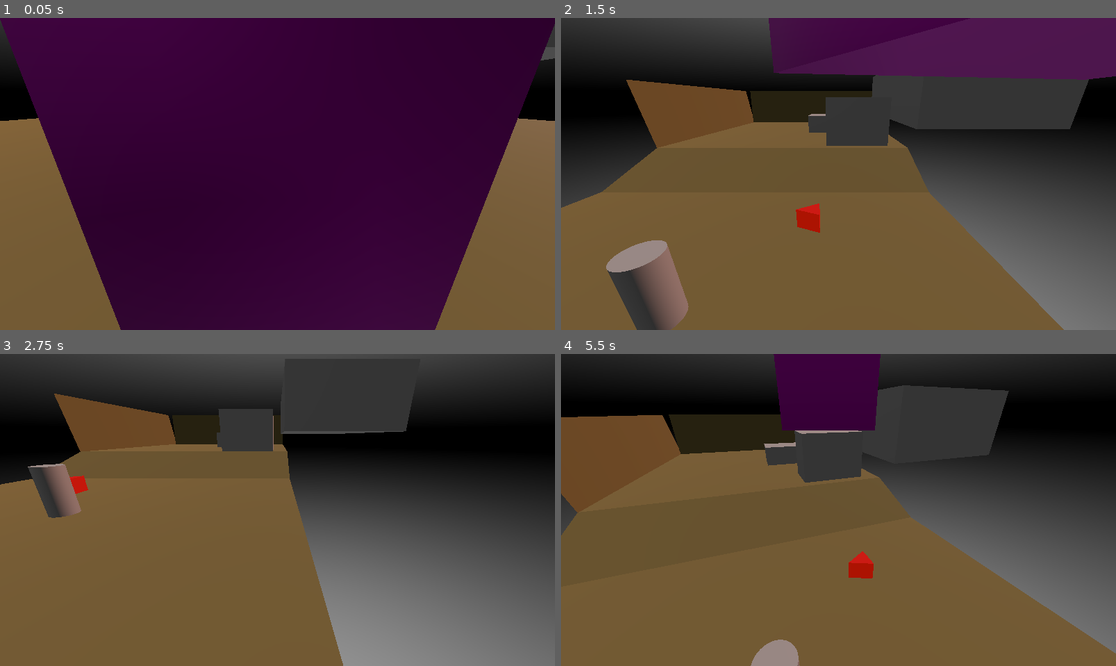
Above: before the commit, frames 1-4 (two rows, left to right).
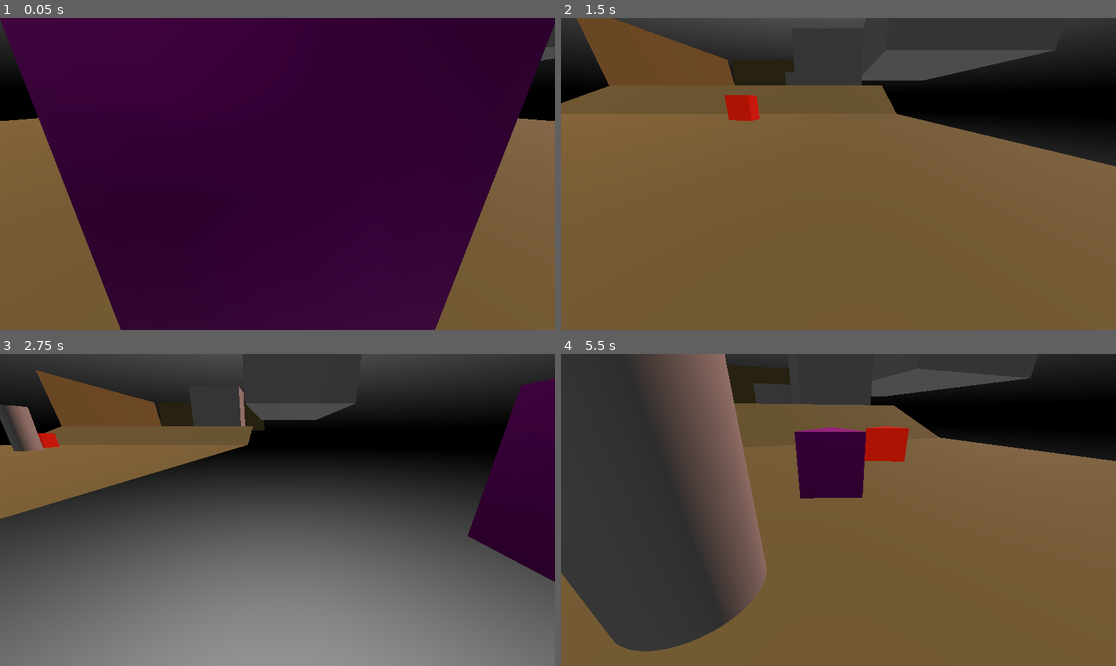
Above: after the commit, the same moments.

Repository: tom-mcgreal11/godot-testing
Game: Godot game, scene res://assets/node_3d.tscn
The game is run twice, just before and just after one commit, with the same random seed, the same clock (stepped at 60 frames per second) and the same inputs.
Inputs (mouse positions are in pixels of both pictures, inside the frame that each line leads up to):
- Up to frame 1 (0.05 s): no input
- Up to frame 2 (1.5 s): move the mouse to (960, 158) at 0.52 s; hold D (move_right) 0.53-1.28 s; tap Space (jump) at 0.6, 0.77, 1.07 s; move the mouse to (727, 189) at 1.27 s; hold S (move_backward) from 1.28 s (still down); tap Down (look_down) at 1.35 s
- Up to frame 3 (2.75 s): tap Space (jump) at 1.52, 1.55, 1.82, 2.3 s; move the mouse to (333, 441) at 2.02 s; release S (move_backward) at 2.03 s; hold D (move_right) from 2.03 s (still down); tap Up (look_up) at 2.1 s
- Up to frame 4 (5.5 s): move the mouse to (810, 572) at 2.77 s; release D (move_right) at 2.78 s; hold W (move_forward) 2.78-3.53 s; tap Left (rotate_anticlockwise) at 2.85 s; tap Space (jump) at 3.02, 3.05, 3.32, 3.77, 3.8, 4.07, 4.52, 4.55, 4.82, 5.3 s; move the mouse to (1005, 556) at 3.52 s; hold A (move_left) 3.53-5.03 s; tap Right (rotate_clockwise) at 3.6 s; move the mouse to (672, 463) at 4.27 s; right-click (672, 463) at 4.35 s; move the mouse to (844, 510) at 5.02 s; hold W (move_forward) from 5.03 s (still down); hold Mouse wheel down (wheel_down) from 5.03 s (still down)

The runs differ from the first frame. In frame 2, 50% of the frame differs, in the area x 0-100%, y 0-100%; in frame 3, 49%; in frame 4, 60%.

Commit message:
added hitbox collision for enemy

Diff:
--- a/assets/entity.tscn
+++ b/assets/entity.tscn
@@ -56,13 +56,13 @@
 debug_shape_custom_color = Color(0.72925997, 0.0004763019, 0.74441206, 1)
 
 [node name="hitbox" type="Area3D" parent="."]
-collision_layer = 12
-collision_mask = 12
+collision_layer = 4
+collision_mask = 2
 
 [node name="CollisionShape3D" type="CollisionShape3D" parent="hitbox"]
-transform = Transform3D(1.5, 0, 0, 0, 1.5, 0, 0, 0, 1.5, 0, 0, 0.13247514)
+transform = Transform3D(1.5, 0, 0, 0, 1.5, 0, 0, 0, 1.5, 0, 0, 0)
 shape = SubResource("SphereShape3D_n0p58")
-debug_color = Color(0.58431375, 0.5529412, 0, 1)
+debug_color = Color(0.7819623, 0.6595932, 1.1551381e-06, 0.41960785)
 
 [connection signal="timeout" from="VisionTimer" to="." method="_on_vision_timer_timeout"]
 [connection signal="area_entered" from="hitbox" to="." method="_on_hitbox_area_entered"]
--- a/assets/ship.tscn
+++ b/assets/ship.tscn
@@ -14,10 +14,11 @@
 [sub_resource type="ConvexPolygonShape3D" id="ConvexPolygonShape3D_wwg4n"]
 points = PackedVector3Array(-0.5, -0.5, -0.5, 0.014651676, 0.47069666, 0.47069666, 0.073521286, 0.35295743, 0.47060993, -0.5, -0.5, 0.5, 0.5, -0.5, -0.5, -0.014651676, 0.47069666, -0.47069666, 0.5, -0.5, 0.5, -0.014651676, 0.47069666, 0.47069666, 0.014651676, 0.47069666, -0.47069666)
 
+[sub_resource type="BoxShape3D" id="BoxShape3D_laron"]
+size = Vector3(2.5482178, 0.38531494, 1.2402344)
+
 [node name="Player" type="CharacterBody3D"]
 transform = Transform3D(1, 0, 0, 0, 1, 0, 0, 0, 1, 0, 0.33725333, 0)
-collision_layer = 5
-collision_mask = 9
 script = ExtResource("1_x1h0q")
 
 [node name="MeshInstance3D" type="MeshInstance3D" parent="."]
@@ -27,3 +28,12 @@
 [node name="CollisionShape3D" type="CollisionShape3D" parent="."]
 transform = Transform3D(1, 0, 0, 0, -4.3711385e-08, 0.99999994, 0, -0.99999994, -4.3711385e-08, 0, 0, 0)
 shape = SubResource("ConvexPolygonShape3D_wwg4n")
+
+[node name="sword" type="Area3D" parent="." groups=["sword"]]
+collision_layer = 2
+collision_mask = 4
+
+[node name="CollisionShape3D" type="CollisionShape3D" parent="sword"]
+transform = Transform3D(1, 0, 0, 0, 1, 0, 0, 0, 1, -0.10247803, -0.08609009, -1.1447563)
+shape = SubResource("BoxShape3D_laron")
+debug_color = Color(0.9913104, 0, 0.27320355, 0.41960785)
--- a/assets/ship_movement.gd
+++ b/assets/ship_movement.gd
@@ -10,10 +10,33 @@
 @onready var jump_count := 0
 @export var camera: Node3D
 @onready var speed = ground_speed
+enum player_state {MOVING, SWORD, JUMP, DEAD}
+var current_state = player_state.MOVING
 
 func _physics_process(delta: float) -> void:
 	#look_at(camera.basis.z, Vector3.UP)
 # Get camera forward/right, flattened
+	match current_state:
+		player_state.MOVING:
+			move(delta)
+		player_state.JUMP:
+			jump(delta)
+		player_state.SWORD:
+			sword()
+		player_state.DEAD:
+			pass
+
+	if Input.is_action_just_pressed("sword"):
+		current_state = player_state.SWORD
+	#velocity = direction * speed
+	move_and_slide()
+
+
+func sword():
+	pass
+	#anim_state.travel("sword")
+
+func move(delta):
 	var forward = camera.basis.z
 	var right = camera.basis.x
 	forward.y = 0
@@ -45,21 +68,20 @@
 	#look_input = Input.get_axis("look_up", "look_down") * look_rate
 	#rotate(Vector3.RIGHT, look_input * delta )
 
+func jump(delta):
 	if not is_on_floor():
 		while speed > in_air_speed:
 			speed -= 0.01
 		velocity.y += gravity * delta
 		if jump_count <= 1 && Input.is_action_just_pressed("jump"):
-			jump()
-
+			velocity.y = jump_strength
+			jump_count+=1
 	else:
 		speed = ground_speed
 		jump_count = 0
 		if Input.is_action_just_pressed("jump"):
-			jump()
-	#velocity = direction * speed
-	move_and_slide()
+			velocity.y = jump_strength
+			jump_count+=1
 
-func jump():
-	velocity.y = jump_strength
-	jump_count+=1
+func reset_state():
+	current_state = player_state.MOVING
--- a/basic_ai.gd
+++ b/basic_ai.gd
@@ -40,6 +40,9 @@
 		kill()
 	else:
 		do_nothing()
+
+func kill():
+	queue_free()
 
 func attack():
 	set_target(player)
@@ -101,13 +104,9 @@
 				set_state("patrol")
 				visRay.debug_shape_custom_color = Color(174,0,200)
 
-func kill():
-	queue_free()
 
 func _on_hitbox_area_entered(area: Area3D) -> void:
-	print(str(area))
-	if area.is_in_group("weapon"):
-		print("hit")
-		health -= 100.0;
-		if health <= 0.0:
-			set_state("dead")
+	if area.is_in_group("sword"):
+		health -= 25
+		if health <= 0:
+			state = "dead"
--- a/project.godot
+++ b/project.godot
@@ -92,3 +92,8 @@
 "events": [Object(InputEventKey,"resource_local_to_scene":false,"resource_name":"","device":-1,"window_id":0,"alt_press …(191 unchanged characters)…
 ]
 }
+sword={
+"deadzone": 0.2,
+"events": [Object(InputEventKey,"resource_local_to_scene":false,"resource_name":"","device":-1,"window_id":0,"alt_pressed":false,"shift_pressed":false,"ctrl_pressed":false,"meta_pressed":false,"pressed":false,"keycode":0,"physical_keycode":69,"key_label":0,"unicode":101,"location":0,"echo":false,"script":null)
+]
+}
Not shown: 1 places in assets/ship.tscn that only renumber resources
